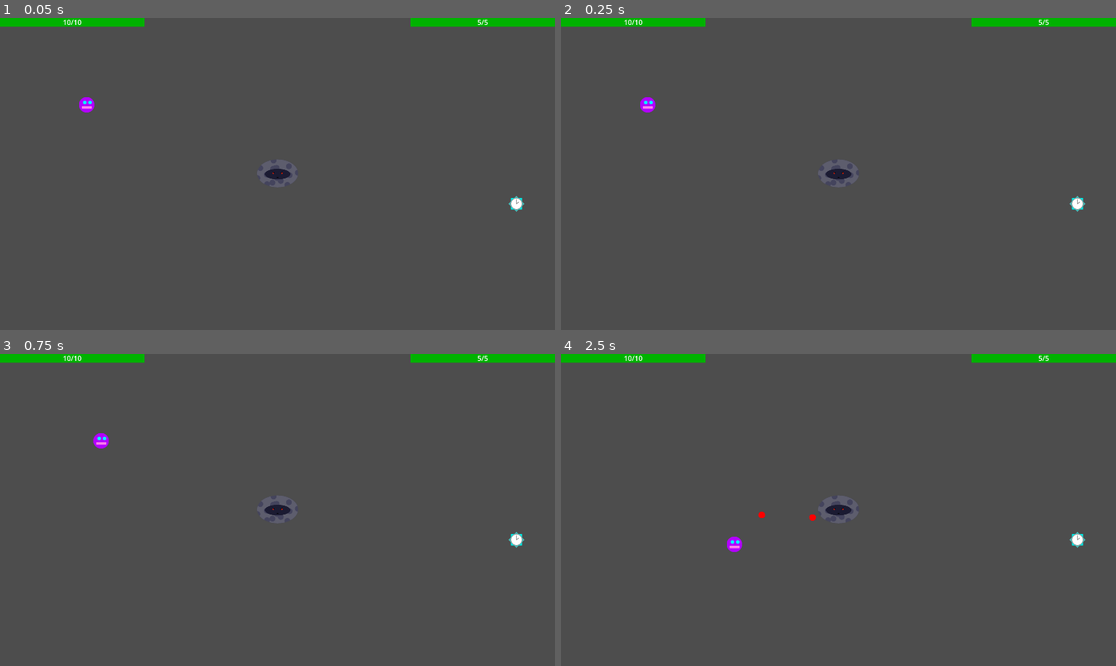
Above: before the commit, frames 1-4 (two rows, left to right).
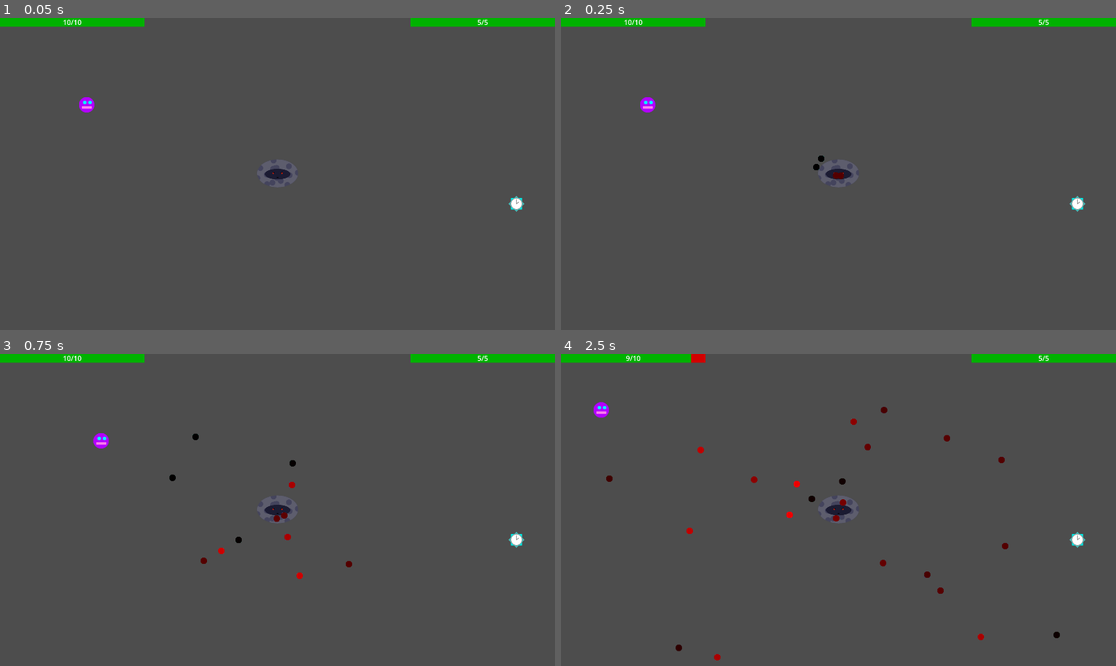
Above: after the commit, the same moments.

Repository: Antoine-Lagache/GameJam_2025
Game: Godot game, scene res://scene/main.tscn
The game is run twice, just before and just after one commit, with the same random seed, the same clock (stepped at 60 frames per second) and the same inputs.
Inputs:
- Up to frame 1 (0.05 s): no input
- Up to frame 2 (0.25 s): no input
- Up to frame 3 (0.75 s): hold Right (right) from 0.53 s (still down); hold Shift from 0.53 s (still down)
- Up to frame 4 (2.5 s): release Right (right) at 1.28 s; release Shift at 1.28 s; hold Down (down) 1.28-2.03 s; tap Shift at 1.35 s; hold Right (right) from 2.03 s (still down); hold Shift from 2.03 s (still down)

Frame 1 is identical in both runs. In frame 2, less than 0.1% of the frame differs, in the area x 45-51%, y 44-52%; in frame 3, 0.2%; in frame 4, 0.9%, in the area x 5-90%, y 0-99%.

Commit message:
unimportant

Diff:
--- a/gamejame/script/mechant.gd
+++ b/gamejame/script/mechant.gd
@@ -10,7 +10,7 @@
 	add_to_group("mechant")
 	var screen = DisplayServer.window_get_size()
 	position = Vector2(screen.x/2, screen.y/2)
-	pattern.pattern_id=3
+	pattern.pattern_id=4
 	add_child(pattern)
 	$CanvasLayer/Health_bar.max_health = 5
 	$CanvasLayer/Health_bar.position = Vector2(screen.x - $CanvasLayer/Health_bar/red.size.x,0)
